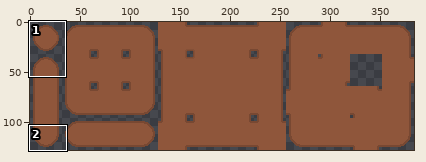
A sprite sheet gets an edit: Tilemaps/DirtLayer.png. The first picture is a wide view before the edit; the outline marks the close-up.
Close-up. First the earlier version:
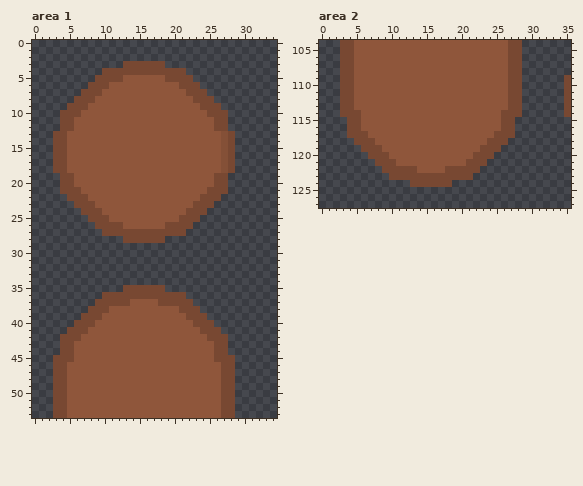
The file is 384x128 pixels. Shown: area 1: x 0..34, y 0..53; area 2: x 0..35, y 104..127.
After:
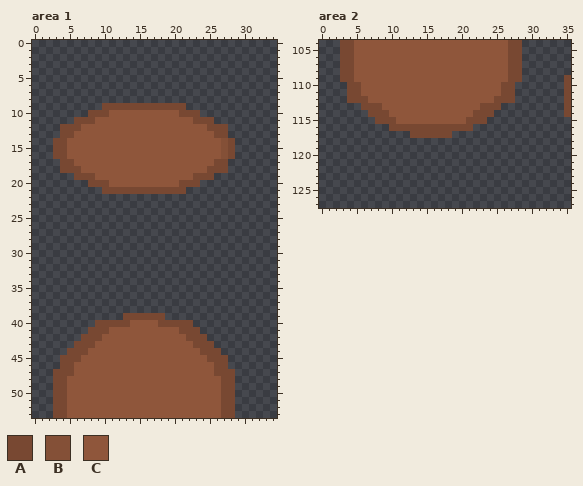
Palette (. is transparent): A #784832  B #845037  C #8f563b
Edits made:
Area 1:
y 3: x 13..18 AAAAAA -> ......
y 4: x 10..21 AAAAAAAAAAAA -> ............
y 5: x 9..22 AAAACCCCCCAAAA -> ..............
y 6: x 8..23 AAACCCCCCCCCCAAA -> ................
y 7: x 7..24 AAACCCCCCCCCCCCAAA -> ..................
y 8: x 6..25 AAACCCCCCCCCCCCCCAAA -> ....................
y 9: x 5..26 AAACCCCCCCCCCCCCCCCAAA -> .....AAAAAAAAAAAA.....
y 10: x 4..10 AAACCCC -> ....AAA; x 21..27 CCCCAAA -> AAA....
y 11: x 4..8 AACCC -> ..AAA; x 23..27 CCCAA -> AAA..
y 12: x 6 C -> A; x 25 C -> A
y 13: x 3 A -> .; x 5 C -> A; x 26..28 CBA -> AA.
y 17: x 3 A -> .; x 5 C -> A; x 26..28 CBA -> AA.
y 18: x 3 A -> .; x 5..6 CC -> AA; x 25..28 CCBA -> AAA.
y 19: x 4..8 AACCC -> ..AAA; x 23..27 CCCAA -> AAA..
y 20: x 4..10 AACCCCC -> ....AAA; x 21..27 CCCCCAA -> AAA....
y 21: x 4..27 AAACCCCCCCCCCCCCCCCCCAAA -> ......AAAAAAAAAAAA......
y 22: x 5..26 AAACCCCCCCCCCCCCCCCAAA -> ......................
y 23: x 6..25 AAACCCCCCCCCCCCCCAAA -> ....................
y 24: x 7..24 AAACCCCCCCCCCCCAAA -> ..................
y 25: x 8..23 AAACCCCCCCCCCAAA -> ................
y 26: x 9..22 AAAACCCCCCAAAA -> ..............
y 27: x 10..21 AAAAAAAAAAAA -> ............
y 28: x 13..18 AAAAAA -> ......
y 35: x 13..18 AAAAAA -> ......
y 36: x 10..21 AAAAAAAAAAAA -> ............
y 37: x 9..22 AAAAACCCCAAAAA -> ..............
y 38: x 8..23 AAACCCCCCCCCCAAA -> ................
y 39: x 7..24 AAACCCCCCCCCCCCAAA -> ......AAAAAA......
y 40: x 6..13 AAACCCCC -> ...AAAAA; x 18..25 CCCCCAAA -> AAAAA...
y 41: x 5..10 AAACCC -> ...AAA; x 21..26 CCCAAA -> AAA...
y 42: x 4..9 AAACCC -> ...AAA; x 22..27 CCCAAA -> AAA...
y 43: x 4..8 AACCC -> ..AAA; x 23..27 CCCAA -> AAA..
y 44: x 4 A -> .; x 6..7 CC -> AA; x 24..25 CC -> AA; x 27 A -> .
y 45: x 3 A -> .; x 6 C -> A; x 25 C -> A; x 28 A -> .
y 46: x 3 A -> .; x 5 C -> A; x 26 C -> A; x 28 A -> .
y 47: x 5 C -> A; x 26 C -> A
Area 2:
y 110..111: x 3 A -> .; x 5 C -> A; x 26 C -> A; x 28 A -> .
y 112: x 3 A -> .; x 5..6 CC -> AA; x 25..26 CC -> AA; x 28 A -> .
y 113: x 3..8 AACCCC -> ...AAA; x 23..28 CCCCAA -> AAA...
y 114: x 3..9 AAACCCC -> ....AAA; x 22..28 CCCCAAA -> AAA....
y 115: x 4..10 AACCCCC -> ....AAA; x 21..27 CCCCCAA -> AAA....
y 116: x 4..27 AACCCCCCCCCCCCCCCCCCCCAA -> ......AAAAAAAAAAAA......
y 117: x 4..27 AAACCCCCCCCCCCCCCCCCCAAA -> .........AAAAAA.........
y 118: x 5..26 AAACCCCCCCCCCCCCCCCAAA -> ......................
y 119: x 6..25 AAACCCCCCCCCCCCCCAAA -> ....................
y 120: x 7..24 AAACCCCCCCCCCCCAAA -> ..................
y 121: x 8..23 AAACCCCCCCCCCAAA -> ................
y 122: x 9..22 AAAAACCCCAAAAA -> ..............
y 123: x 10..21 AAAAAAAAAAAA -> ............
y 124: x 13..18 AAAAAA -> ......
Where, in picture pixels (left, top, right, bottom), the same in both close-ups:
changed: (53, 61, 235, 243)
changed: (53, 285, 235, 376)
changed: (340, 82, 522, 187)
